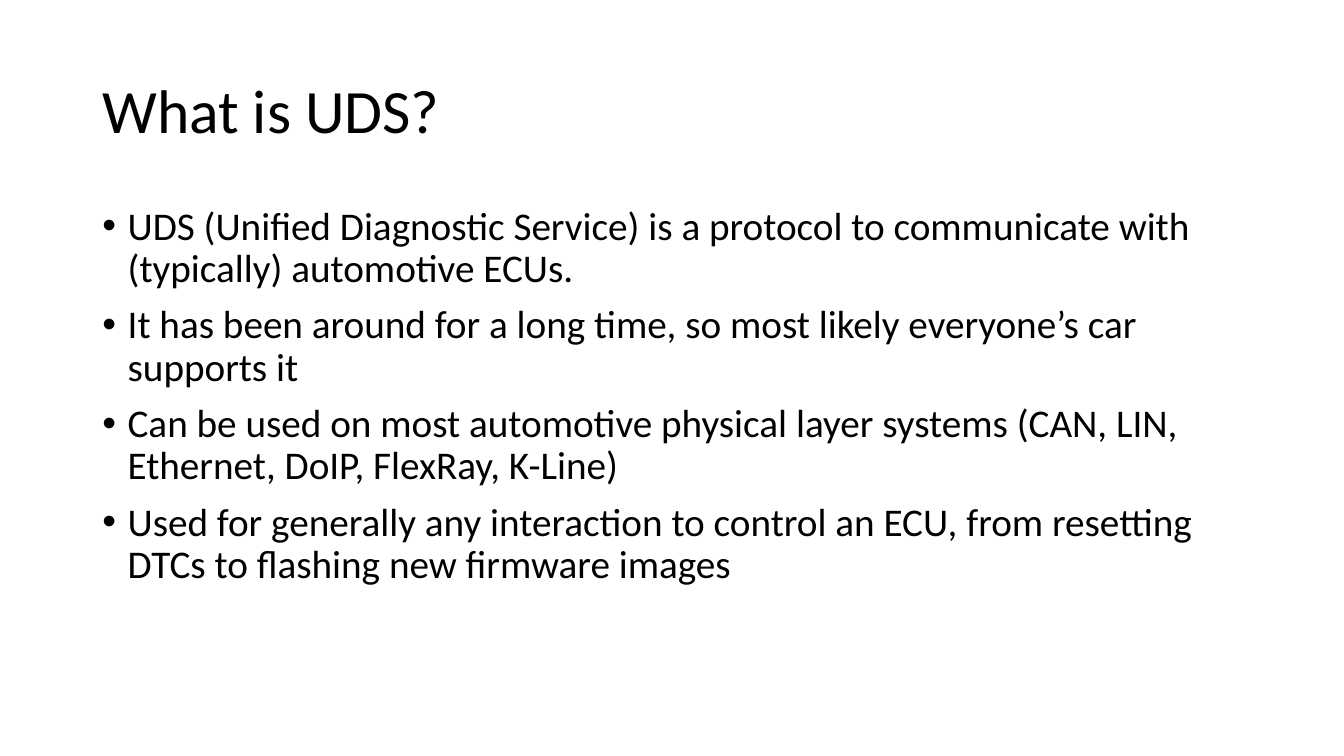
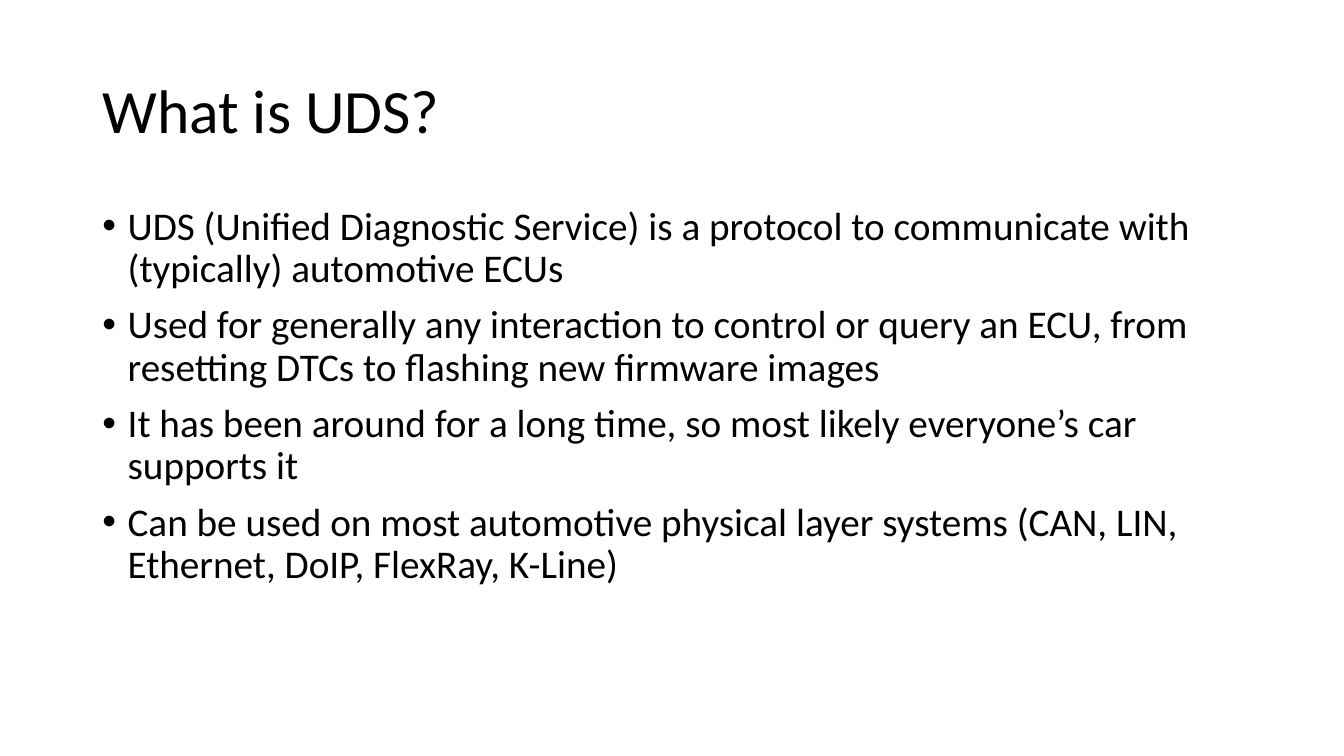
Before and after one commit to richClubb/python-uds, a slide deck: slide 3 of docs/presentations/PythonUDS.pptx. Drawn at 1344x756 pixels with LibreOffice and Linux fonts; fonts in the diff are those of the drawing. Boxes give left, top, right and bottom in pixels: in the first picture for what was removed or moved away, otherwise in the second. Text is boxed around its words. In the diff, an @@ line names an element or a change of style, - is before the commit and + after.

```diff
--- a/docs/presentations/PythonUDS.pptx
+++ b/docs/presentations/PythonUDS.pptx
@@ text at (128,211,1190,388): text changed @@
-• UDS (Unified Diagnostic Service) is a protocol to communicate with (typically) automotive ECUs.
+• UDS (Unified Diagnostic Service) is a protocol to communicate with (typically) automotive ECUs
+• Used for generally any interaction to control or query an ECU, from resetting DTCs to flashing new firmware images
@@ text at (128,508,1192,585): paragraph removed @@
-• Used for generally any interaction to control an ECU, from resetting DTCs to flashing new firmware images
```
Also in this commit, not shown: 4 other slides changed, 1 slide added.
